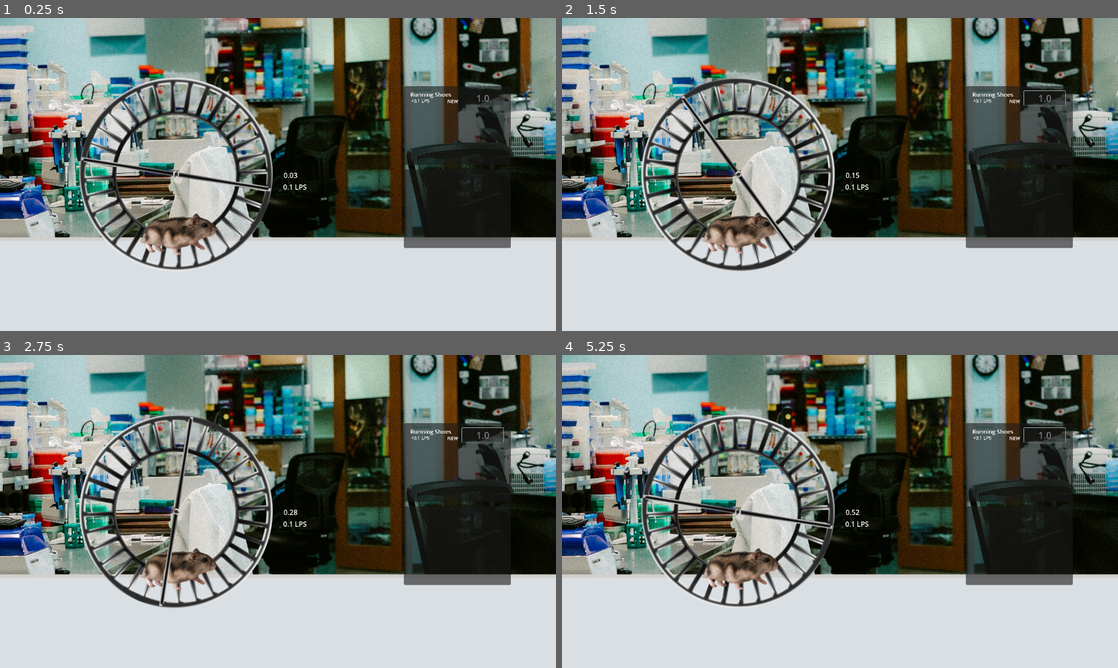
Above: before the commit, frames 1-4 (two rows, left to right).
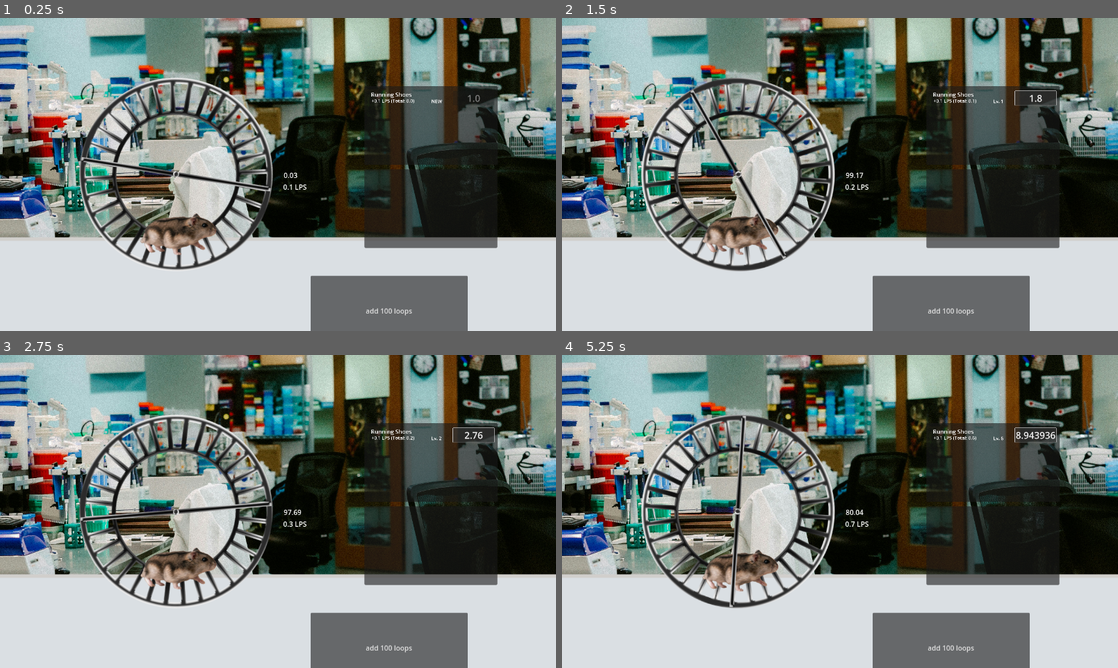
Above: after the commit, the same moments.

Repository: Trashcan445/gmtk_jam_repo
Game: Godot game, scene res://scenes/hamster_clicker.tscn
Same seed, same stepped clock (60 frames per second), same inputs: the game is played once before the commit and once after it.
Inputs (mouse positions are in pixels of both pictures, inside the frame that each line leads up to):
- Up to frame 1 (0.25 s): no input
- Up to frame 2 (1.5 s): click (951, 312) at 0.5 s, where only the run after the commit has a clickable "add 100 loops"; click (1034, 99) at 1.25 s, where only the run after the commit has a clickable "1.0"
- Up to frame 3 (2.75 s): click (472, 436) at 2 s, where only the run after the commit has a clickable "1.8"
- Up to frame 4 (5.25 s): click (1034, 436) at 2.75 s, where only the run after the commit has a clickable "2.76"; click (1034, 436) at 3.5 s, where only the run after the commit has a clickable "3.912"; click (1034, 436) at 4.25 s, where only the run after the commit has a clickable "5.2944"; click (1034, 436) at 5 s, where only the run after the commit has a clickable "6.95328"

The runs differ from the first frame. In frame 1, 7.1% of the frame differs, in the area x 55-92%, y 21-100%; in frame 2, 13%; in frame 3, 13%; in frame 4, 14%, in the area x 14-92%, y 19-100%.

Commit message:
fixed lps calculation, and some bugs

Diff:
--- a/gmtk_jam/scenes/hamster_clicker.tscn
+++ b/gmtk_jam/scenes/hamster_clicker.tscn
@@ -177,7 +177,7 @@
 metadata/_custom_type_script = "uid://d4mfuh4tqigep"
 
 [node name="Shop" parent="." node_paths=PackedStringArray("hamster_wheel", "hamster_vis") instance=ExtResource("6_aeqvs")]
-position = Vector2(448, -84)
+position = Vector2(357, -84)
 hamster_wheel = NodePath("../Hamster_Wheel")
 hamster_vis = NodePath("../Hamster_Wheel/HamsterVisualManager")
 
@@ -199,6 +199,14 @@
 text = "uninitialized LOOPS"
 script = ExtResource("5_qmgou")
 
+[node name="Button" type="Button" parent="."]
+offset_left = 75.0
+offset_top = 233.0
+offset_right = 437.0
+offset_bottom = 395.0
+text = "add 100 loops"
+
 [connection signal="loops_changed" from="Hamster_Wheel" to="Shop" method="loops_changed"]
 [connection signal="loops_changed" from="Hamster_Wheel" to="Stats GUI/loops" method="_on_new_float"]
 [connection signal="lps_changed" from="Hamster_Wheel" to="Stats GUI/lps" method="_on_new_float"]
+[connection signal="pressed" from="Button" to="Hamster_Wheel" method="_debug_add1"]
--- a/gmtk_jam/scenes/shop.tscn
+++ b/gmtk_jam/scenes/shop.tscn
@@ -92,7 +92,7 @@
 [node name="Hamster Upgrades" type="Panel" parent="."]
 offset_left = -158.0
 offset_top = -119.0
-offset_right = 88.0
+offset_right = 149.0
 offset_bottom = 62.0
 
 [node name="Upgrade Node" parent="Hamster Upgrades" instance=ExtResource("2_xfvoa")]
@@ -110,7 +110,7 @@
 [node name="Wheel Upgrades" type="Panel" parent="."]
 offset_left = -158.0
 offset_top = 72.0
-offset_right = 88.0
+offset_right = 148.0
 offset_bottom = 253.0
 
 [node name="Upgrade Node" parent="Wheel Upgrades" instance=ExtResource("2_xfvoa")]
--- a/gmtk_jam/scenes/upgrade_node.tscn
+++ b/gmtk_jam/scenes/upgrade_node.tscn
@@ -10,9 +10,9 @@
 button = NodePath("Purchase")
 
 [node name="Purchase" type="Button" parent="."]
-offset_left = -24.0
+offset_left = 46.0
 offset_top = -17.0
-offset_right = 223.0
+offset_right = 293.0
 offset_bottom = 68.0
 scale = Vector2(0.383953, 0.383953)
 theme_override_font_sizes/font_size = 56
@@ -38,9 +38,9 @@
 text = "+0.10 LPS"
 
 [node name="lvl" type="Label" parent="."]
-offset_left = -58.0
+offset_left = -4.0
 offset_top = -1.0
-offset_right = 241.0
+offset_right = 295.0
 offset_bottom = 90.0
 scale = Vector2(0.162558, 0.162558)
 theme_override_font_sizes/font_size = 66
--- a/gmtk_jam/scripts/hamster_wheel.gd
+++ b/gmtk_jam/scripts/hamster_wheel.gd
@@ -5,6 +5,7 @@
 # Variables
 @export var animplayer : AnimationPlayer
 @export var loopAnimationName : String
+@export var loops_visual : float = 0.0
 
 @export var loops : float = 0.0:
 	set(value):
@@ -32,10 +33,15 @@
 # Called every frame. 'delta' is the elapsed time since the previous frame.
 func _process(delta: float) -> void:
 	loops += delta * loopsPerSecond
+	loops_visual += delta * loopsPerSecond
 
-	var moduloLoops = fposmod(loops, 1.0) # 'Loops' loops between 0 and 1
+	var moduloLoops = fposmod(loops_visual, 1.0) # 'Loops' loops between 0 and 1
 	animplayer.seek(moduloLoops)
 
 
 func _on_button_pressed() -> void:
 	loopsPerSecond+=0.1
+
+
+func _debug_add1() -> void:
+	loops += 100
--- a/gmtk_jam/scripts/shop.gd
+++ b/gmtk_jam/scripts/shop.gd
@@ -4,12 +4,15 @@
 
 @export var hamster_wheel : HamsterWheel
 @export var hamster_vis : HamsterVisualManager
+@export var baseLPS : float = 0.1
 @export var upgrades : Array[Upgrade]
 @export var upgradeDisplays : Array[UpgradeDisplay]
 
 func _ready() -> void:
 	# init all upgrade nodes
 	init_all()
+
+	calc_lps()
 
 	loops_changed(hamster_wheel.loops)
 
@@ -24,11 +27,9 @@
 	hamster_wheel.loops -= upgrade_purchase.cost
 	upgrade_purchase.cost += upgrade_purchase.cost_increase
 	upgrade_purchase.cost_increase = upgrade_purchase.cost_increase * 1.2
+	upgrade_purchase.currentLevel += 1
 
-	if upgrade_purchase.increase_type == Upgrade.INCREASE_TYPE.Loops_Per_Second:
-		hamster_wheel.loopsPerSecond += upgrade_purchase.increase
-	else:
-		hamster_wheel.loopsPerSecond *= upgrade_purchase.increase
+	calc_lps()
 
 	# unlock new upgrades from lps
 	init_all()
@@ -38,4 +39,27 @@
 
 func init_all():
 	for i in upgradeDisplays.size():
-		upgradeDisplays[i].init_display(upgrades[i], hamster_wheel.loopsPerSecond >= upgrades[i].lps_to_unlock)
+		upgradeDisplays[i].init_display(upgrades[i], hamster_wheel.loopsPerSecond >= upgrades[i].lps_to_unlock-0.0001)
+
+func calc_lps():
+	var lpsMlp : float = 1.0
+	var totalLPS : float = baseLPS
+
+	for i in range(upgrades.size()):
+		var upgrade = upgrades[i]
+		if upgrade.increase_type == Upgrade.INCREASE_TYPE.Loops_Per_Second_Mult:
+			if upgrade.currentLevel > 0:
+				lpsMlp *= pow(upgrade.increase, upgrade.currentLevel)
+			upgradeDisplays[i].lps_changed(0)
+
+	for i in range(upgrades.size()):
+		var upgrade = upgrades[i]
+		if upgrade.increase_type == Upgrade.INCREASE_TYPE.Loops_Per_Second:
+			if upgrade.currentLevel > 0:
+				var lpsFromThisUpgrade = upgrade.increase * lpsMlp * upgrade.currentLevel
+				totalLPS += lpsFromThisUpgrade
+				upgradeDisplays[i].lps_changed(lpsFromThisUpgrade)
+			else:
+				upgradeDisplays[i].lps_changed(0)
+
+	hamster_wheel.loopsPerSecond = totalLPS
--- a/gmtk_jam/scripts/upgrade_display.gd
+++ b/gmtk_jam/scripts/upgrade_display.gd
@@ -13,11 +13,6 @@
 	info = upgradeInfo
 	nameDisplay.text = info.name
 
-	if upgradeInfo.increase_type == Upgrade.INCREASE_TYPE.Loops_Per_Second:
-		descDisplay.text = "+" + String.num(info.increase, 2) + " LPS"
-	else:
-		descDisplay.text = "+" + str(int(info.increase*100)) + "% LPS"
-
 	if info.currentLevel==0:
 		levelDisplay.text = "NEW "
 	else:
@@ -32,5 +27,10 @@
 
 func purchase_upgrade() -> void:
 	purchased.emit(info) # This tells shop to subtract the cost from loops
-	info.currentLevel+=1
 	init_display(info)
+
+func lps_changed(lps : float) -> void:
+	if info.increase_type == Upgrade.INCREASE_TYPE.Loops_Per_Second:
+		descDisplay.text = "+" + String.num(info.increase, 2) + " LPS" + " (Total: " + String.num(lps, 2) + ")"
+	else:
+		descDisplay.text = "+" + str(int(info.increase*100)) + "% LPS"
